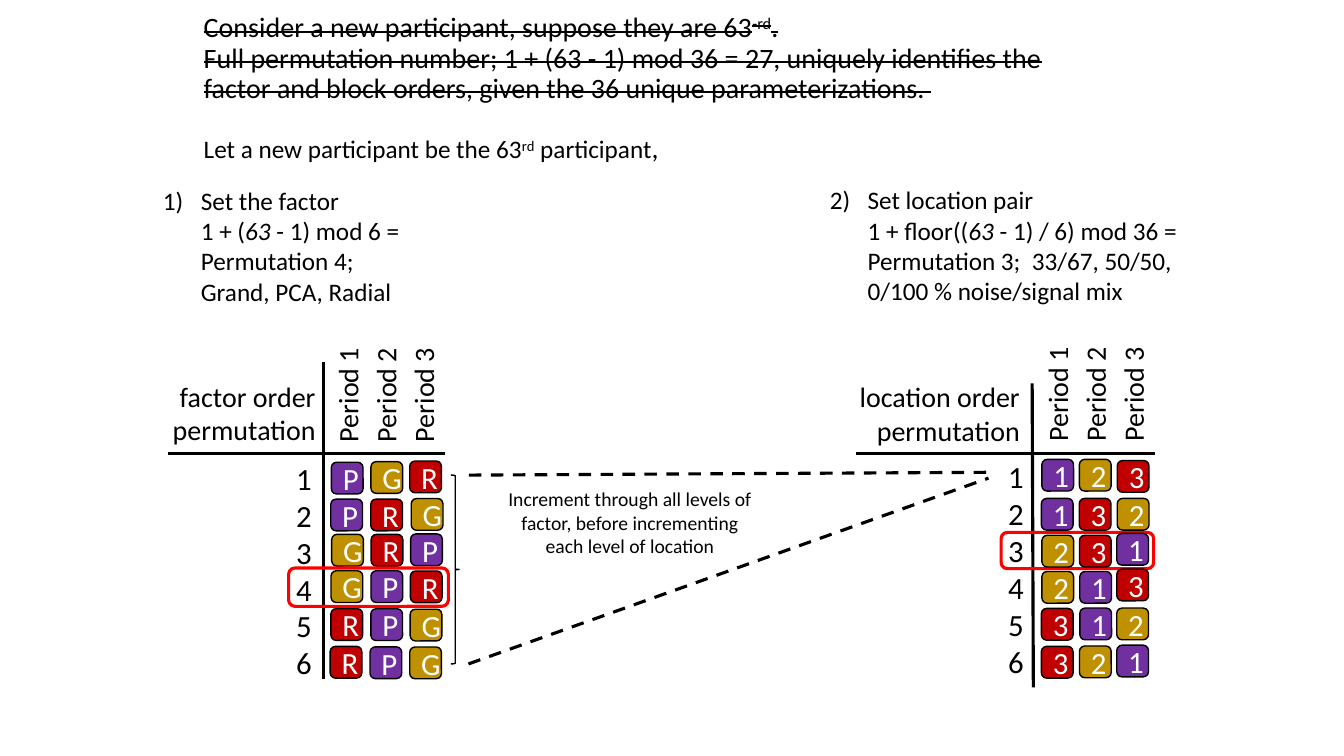
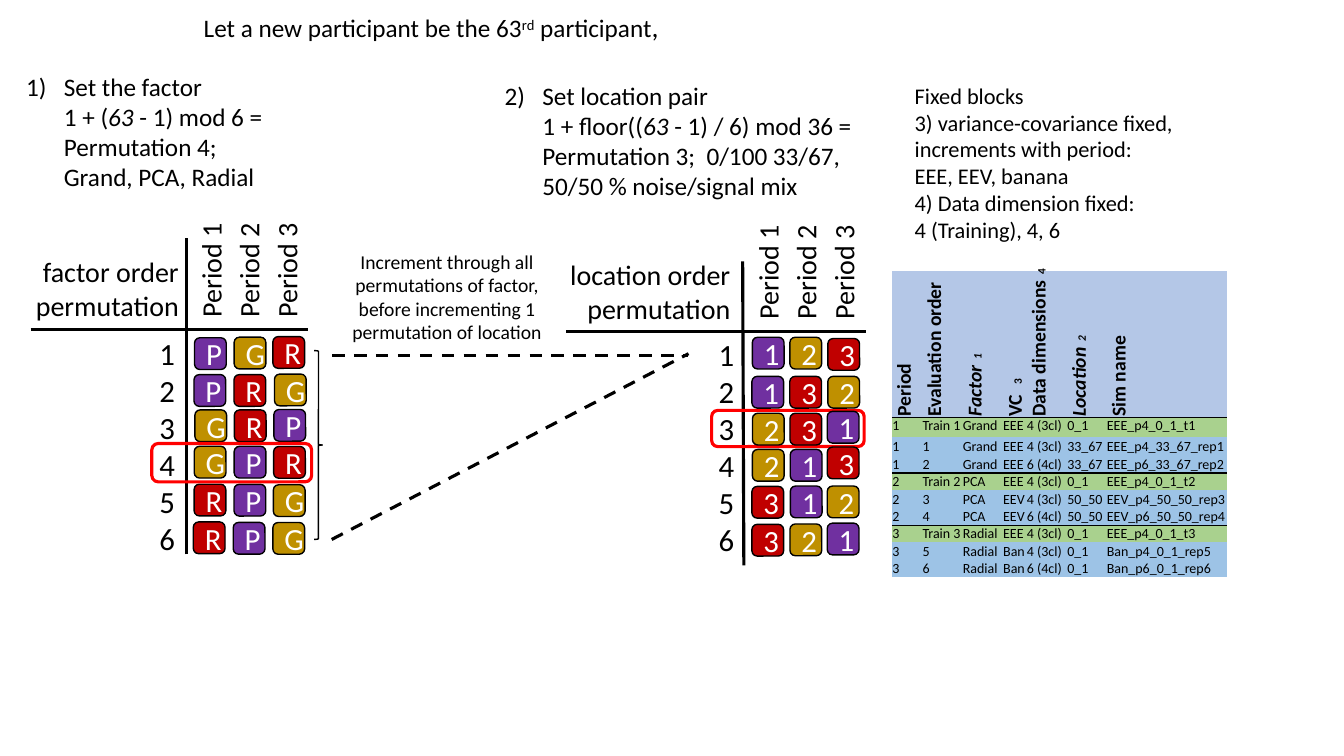
Before and after one commit to nspyrison/spinifex_study, a slide deck: slide 3 of paper/figures/Experimental design graphics.pptx. Drawn at 1344x756 pixels with LibreOffice and Linux fonts; fonts in the diff are those of the drawing. Boxes give left, top, right and bottom in pixels: in the first picture for what was removed or moved away, otherwise in the second. Text is boxed around its words. In the diff, an @@ line names an element or a change of style, - is before the commit and + after.

Commit message:
clean up draft, add permutation selection before sending to Kim & Di.

```diff
--- a/paper/figures/Experimental design graphics.pptx
+++ b/paper/figures/Experimental design graphics.pptx
@@ title at <box>204,19,651,41</box>: text changed; size 20 to 18 pt @@
-Consider a new participant, suppose they are 63-rd.
-Full permutation number; 1 + (63 - 1) mod 36 = 27, uniquely identifies the factor and block orders, given the 36 unique parameterizations.
-Let a new participant be the 63rd participant,
+Let a new participant be the 63rd participant,
@@ text "Set the factor 1 + ...": place and size @@
-text "Set the factor 1 + ..." at <box>201,192,392,304</box>
+text "Set the factor 1 + ..." at <box>64,78,255,189</box>
@@ text at <box>542,87,840,200</box>: text changed @@
-2) Set location pair
-   1 + floor((63 - 1) / 6) mod 36 =
-   Permutation 3; 33/67, 50/50, 0/100 % noise/signal mix
+2) Set location pair
+   1 + floor((63 - 1) / 6) mod 36 =
+   Permutation 3; 0/100 33/67, 50/50 % noise/signal mix
@@ text added at <box>915,88,1172,242</box>, 16 pt, text #000000 @@
+Fixed blocks
+3) variance-covariance fixed, increments with period:
+EEE, EEV, banana
+4) Data dimension fixed:
+4 (Training), 4, 6
@@ text at <box>352,255,542,342</box>: text changed @@
-Increment through all levels of factor, before incrementing each level of location
+Increment through all permutations of factor, before incrementing 1 permutation of location
@@ table added at <box>892,270,1228,580</box>, 10 rows, 7 columns @@
+Period | Evaluation order | Factor1 | VC 3 | Data dimensions4 | Location2 | Sim name
+1 | Train 1 | Grand | EEE | 4 (3cl) | 0_1 | EEE_p4_0_1_t1
+1 | 1 | Grand | EEE | 4 (3cl) | 33_67 | EEE_p4_33_67_rep1
+1 | 2 | Grand | EEE | 6 (4cl) | 33_67 | EEE_p6_33_67_rep2
+2 | Train 2 | PCA | EEE | 4 (3cl) | 0_1 | EEE_p4_0_1_t2
+2 | 3 | PCA | EEV | 4 (3cl) | 50_50 | EEV_p4_50_50_rep3
+2 | 4 | PCA | EEV | 6 (4cl) | 50_50 | EEV_p6_50_50_rep4
+3 | Train 3 | Radial | EEE | 4 (3cl) | 0_1 | EEE_p4_0_1_t3
+3 | 5 | Radial | Ban | 4 (3cl) | 0_1 | Ban_p4_0_1_rep5
+3 | 6 | Radial | Ban | 6 (4cl) | 0_1 | Ban_p6_0_1_rep6
@@ 19 rounded rectangles, 3 texts, 2 lines, 1 right brace: place and size @@
-19 rounded rectangles, 3 texts, 2 lines, 1 right brace at <box>167,349,460,679</box>
+19 rounded rectangles, 3 texts, 2 lines, 1 right brace at <box>30,224,324,555</box>
@@ line moved from (469, 664) - (989, 478) to (332, 539) - (689, 354) @@
@@ line moved from (469, 475) - (990, 473) to (332, 356) - (688, 356) @@
@@ 19 rounded rectangles, 3 texts, 2 lines: place and size @@
-19 rounded rectangles, 3 texts, 2 lines at <box>856,348,1155,688</box>
+19 rounded rectangles, 3 texts, 2 lines at <box>567,226,866,566</box>
```
Also in this commit, not shown: 5 other files.
